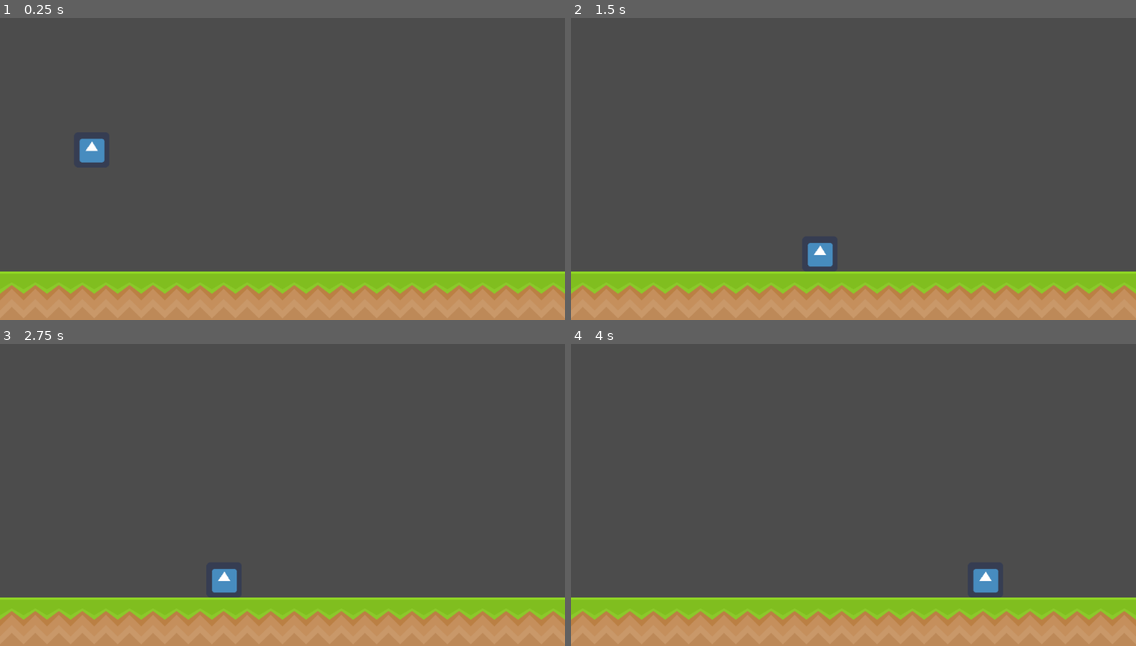
Above: before the commit, frames 1-4 (two rows, left to right).
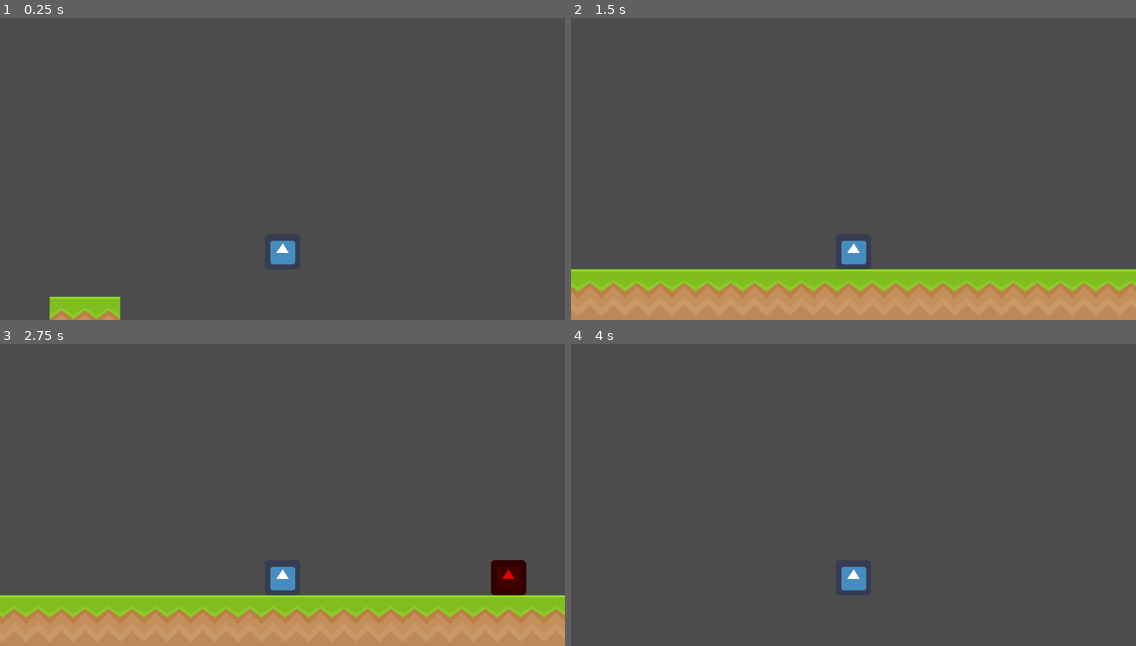
Above: after the commit, the same moments.

Repository: deniauma/PlatformSouls
Game: Godot game, scene res://scenes/World.tscn
Two runs of this game, one before a commit and one after it. Both use one fixed random seed, a clock stepped at 60 frames per second and the inputs below. The engine's default icon, where the game draws it, is replaced by a stand-in: a white triangle on a blue panel in a dark square.
Inputs:
- Up to frame 1 (0.25 s): no input
- Up to frame 2 (1.5 s): hold Right (ui_right) from 0.53 s (still down); tap Up (ui_up) at 0.77 s
- Up to frame 3 (2.75 s): tap Up (ui_up) at 1.52 s; release Right (ui_right) at 2.03 s; hold Left (ui_left) from 2.03 s (still down)
- Up to frame 4 (4 s): release Left (ui_left) at 2.78 s; hold Right (ui_right) from 2.78 s (still down); tap Up (ui_up) at 3.02, 3.77 s

The runs differ from the first frame. In frame 1, 17% of the frame differs, in the area x 0-100%, y 39-100%; in frame 2, 3.4%; in frame 3, 3.4%; in frame 4, 17%, in the area x 0-100%, y 73-100%.

Commit message:
Enemy added

Diff:
--- /dev/null
+++ b/scenes/Enemy.tscn
@@ -0,0 +1,30 @@
+[gd_scene load_steps=5 format=2]
+
+[ext_resource path="res://icon.png" type="Texture" id=1]
+[ext_resource path="res://scripts/Enemy.gd" type="Script" id=2]
+
+[sub_resource type="ShaderMaterial" id=1]
+
+[sub_resource type="RectangleShape2D" id=2]
+extents = Vector2( 32, 32 )
+
+[node name="Enemy" type="KinematicBody2D"]
+collision_layer = 2
+collision_mask = 5
+script = ExtResource( 2 )
+
+[node name="Sprite" type="Sprite" parent="."]
+modulate = Color( 0.956863, 0.0196078, 0.0196078, 1 )
+self_modulate = Color( 0.945312, 0.0406189, 0.0406189, 1 )
+material = SubResource( 1 )
+position = Vector2( 0, -32 )
+texture = ExtResource( 1 )
+
+[node name="Hitbox" type="CollisionShape2D" parent="."]
+position = Vector2( 0, -32 )
+shape = SubResource( 2 )
+
+[node name="VisibilityEnabler2D" type="VisibilityEnabler2D" parent="."]
+rect = Rect2( -35, -70, 70, 70 )
+process_parent = true
+physics_process_parent = true
--- a/scenes/Player.tscn
+++ b/scenes/Player.tscn
@@ -18,3 +18,7 @@
 [node name="Hitbox" type="CollisionShape2D" parent="."]
 position = Vector2( 0, -32 )
 shape = SubResource( 1 )
+
+[node name="Camera2D" type="Camera2D" parent="."]
+position = Vector2( 0, -208 )
+current = true
--- a/scenes/World.tscn
+++ b/scenes/World.tscn
@@ -1,7 +1,8 @@
-[gd_scene load_steps=13 format=2]
+[gd_scene load_steps=15 format=2]
 
 [ext_resource path="res://assets/spritesheet_ground.png" type="Texture" id=1]
 [ext_resource path="res://scenes/Player.tscn" type="PackedScene" id=2]
+[ext_resource path="res://scenes/Enemy.tscn" type="PackedScene" id=3]
 
 [sub_resource type="ConvexPolygonShape2D" id=1]
 points = PoolVector2Array( 0, 0, 128, 0, 128, 128, 0, 128 )
@@ -28,6 +29,9 @@
 points = PoolVector2Array( 0, 0, 128, 0, 128, 128, 0, 128 )
 
 [sub_resource type="ConvexPolygonShape2D" id=9]
+points = PoolVector2Array( 0, 0, 128, 0, 128, 128, 0, 128 )
+
+[sub_resource type="ConvexPolygonShape2D" id=11]
 points = PoolVector2Array( 0, 0, 128, 0, 128, 128, 0, 128 )
 
 [sub_resource type="TileSet" id=10]
@@ -145,6 +149,27 @@
 "shape_transform": Transform2D( 1, 0, 0, 1, 0, 0 )
 } ]
 3/z_index = 0
+4/name = "spritesheet_ground.png 4"
+4/texture = ExtResource( 1 )
+4/tex_offset = Vector2( 0, 0 )
+4/modulate = Color( 1, 1, 1, 1 )
+4/region = Rect2( 128, 0, 128, 128 )
+4/tile_mode = 0
+4/occluder_offset = Vector2( 0, 0 )
+4/navigation_offset = Vector2( 0, 0 )
+4/shape_offset = Vector2( 0, 0 )
+4/shape_transform = Transform2D( 1, 0, 0, 1, 0, 0 )
+4/shape = SubResource( 11 )
+4/shape_one_way = false
+4/shape_one_way_margin = 1.0
+4/shapes = [ {
+"autotile_coord": Vector2( 0, 0 ),
+"one_way": false,
+"one_way_margin": 1.0,
+"shape": SubResource( 11 ),
+"shape_transform": Transform2D( 1, 0, 0, 1, 0, 0 )
+} ]
+4/z_index = 0
 
 [node name="World" type="Node2D"]
 
@@ -154,7 +179,12 @@
 collision_layer = 4
 collision_mask = 0
 format = 1
-tile_data = PoolIntArray( 327679, 3, 0, 262144, 1, 0, 262145, 1, 0, 262146, 1, 0, 262147, 1, 0, 262148, 1, 0, 262149, 1, 0, 262150, 1, 0, 262151, 1, 0, 262152, 1, 0 )
+tile_data = PoolIntArray( 196606, 1, 0, 262142, 4, 0, 327678, 4, 0, 327679, 1, 0, 262144, 1, 0, 262145, 1, 0, 262146, 1, 0, 262147, 1, 0, 262148, 1, 0, 262149, 1, 0, 262150, 1, 0, 262151, 1, 0, 262152, 1, 0, 262153, 1, 0, 262154, 1, 0, 262155, 1, 0, 262156, 1, 0, 262157, 1, 0 )
 
 [node name="Player" parent="." instance=ExtResource( 2 )]
 position = Vector2( 166.284, 72.7716 )
+speed = Vector2( 800, 1400 )
+gravity = 4000.0
+
+[node name="Enemy" parent="." instance=ExtResource( 3 )]
+position = Vector2( 1500.84, 486.414 )
--- a/scripts/Actor.gd
+++ b/scripts/Actor.gd
@@ -1,8 +1,8 @@
 extends KinematicBody2D
 class_name Actor
 
-var FLOOR_NORMAL: = Vector2.UP
+const FLOOR_NORMAL: = Vector2.UP
 
 export var speed: = Vector2(300, 1000)
 export var gravity: = 500.0;
-var velocity: = Vector2.ZERO
+var _velocity: = Vector2.ZERO
--- /dev/null
+++ b/scripts/Enemy.gd
@@ -0,0 +1,11 @@
+extends Actor
+
+func _ready():
+	_velocity.x = -speed.x
+	set_physics_process(false)
+
+func _physics_process(delta):
+	_velocity.y += gravity * delta
+	if is_on_wall():
+		_velocity.x *= -1
+	_velocity.y = move_and_slide(_velocity, FLOOR_NORMAL).y
--- a/scripts/Player.gd
+++ b/scripts/Player.gd
@@ -2,8 +2,8 @@
 
 func _physics_process(delta):
 	var direction: = get_direction()
-	velocity = direction * speed
-	velocity = move_and_slide(velocity)
+	_velocity = calculate_move_velocity(_velocity, direction, speed)
+	_velocity = move_and_slide(_velocity, FLOOR_NORMAL)
 
 func get_direction() -> Vector2:
 	return Vector2(
@@ -19,4 +19,6 @@
 	var new_velocity: = linear_velocity
 	new_velocity.x = speed.x * direction.x
 	new_velocity.y += gravity * get_physics_process_delta_time()
-	return speed * velocity
+	if  direction.y == -1:
+		new_velocity.y = speed.y * direction.y
+	return new_velocity
